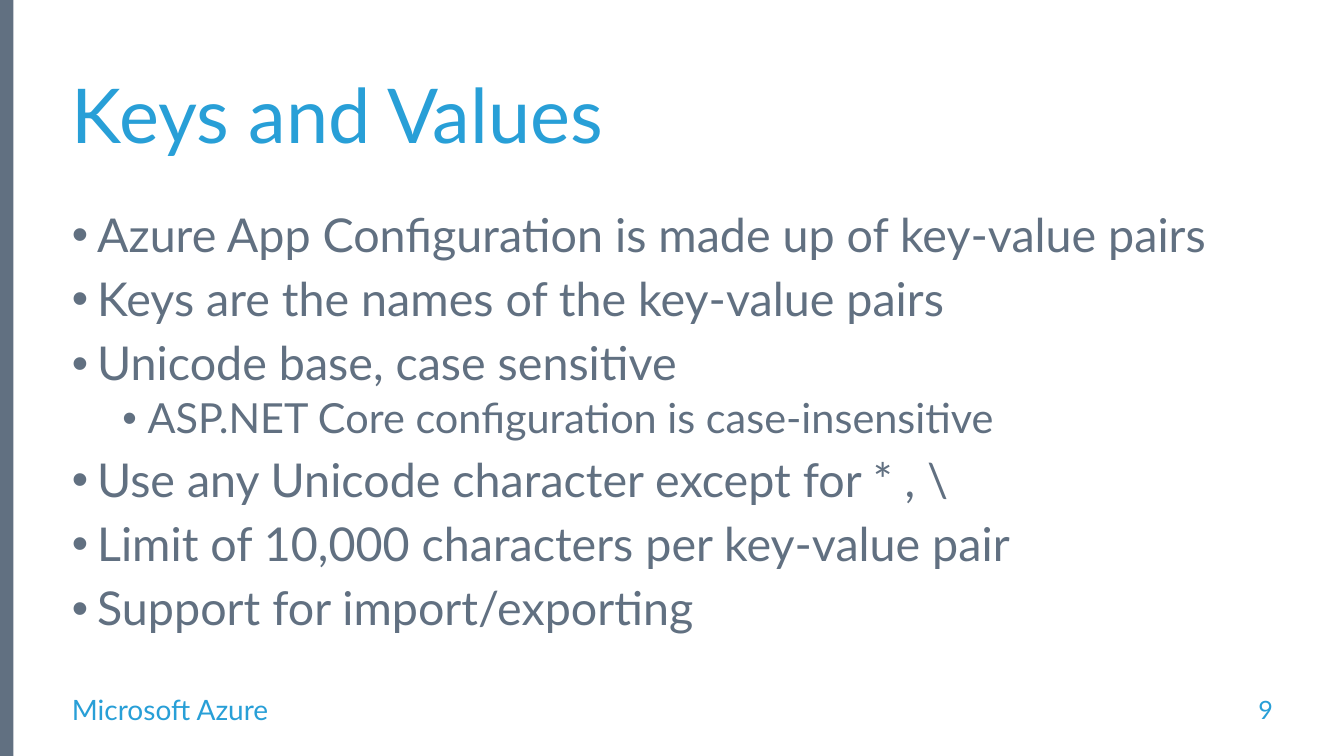
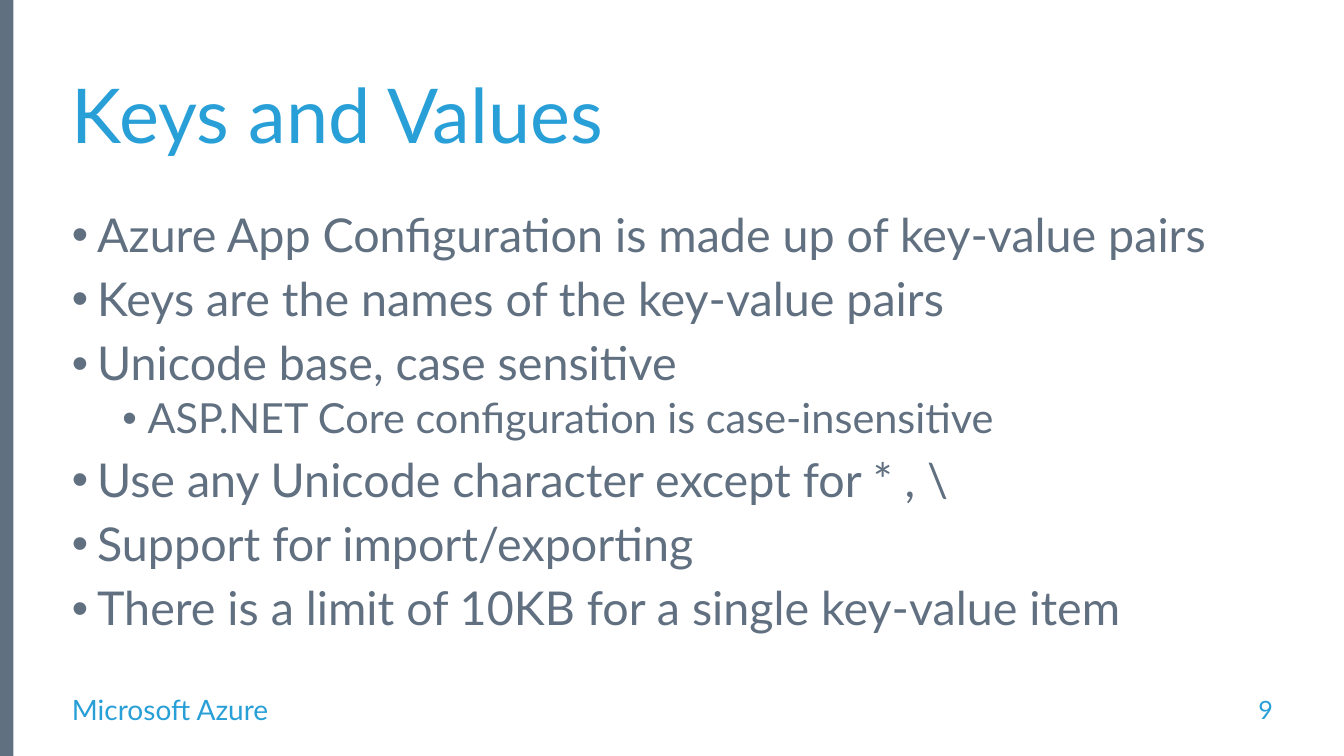
Before and after one commit to calloncampbell/Azure-App-Configuration-DemoWebApp, a slide deck: slide 9 of presentation/Centralized configuration with Azure App Configuration.pptx. Drawn at 1344x756 pixels with LibreOffice and Linux fonts; fonts in the diff are those of the drawing; background and template pictures are left out. Boxes give left, top, right and bottom in pixels: in the first picture for what was removed or moved away, otherwise in the second. Text is boxed around its words. In the diff, an @@ line names an element or a change of style, - is before the commit and + after.

```diff
--- a/presentation/Centralized configuration with Azure App Configuration.pptx
+++ b/presentation/Centralized configuration with Azure App Configuration.pptx
@@ text at box(97, 526, 1009, 569): paragraph removed @@
-• Limit of 10,000 characters per key-value pair
@@ text at box(97, 590, 1120, 634): paragraph added @@
+• There is a limit of 10KB for a single key-value item
```
Also in this commit, not shown: 3 other slides changed.
